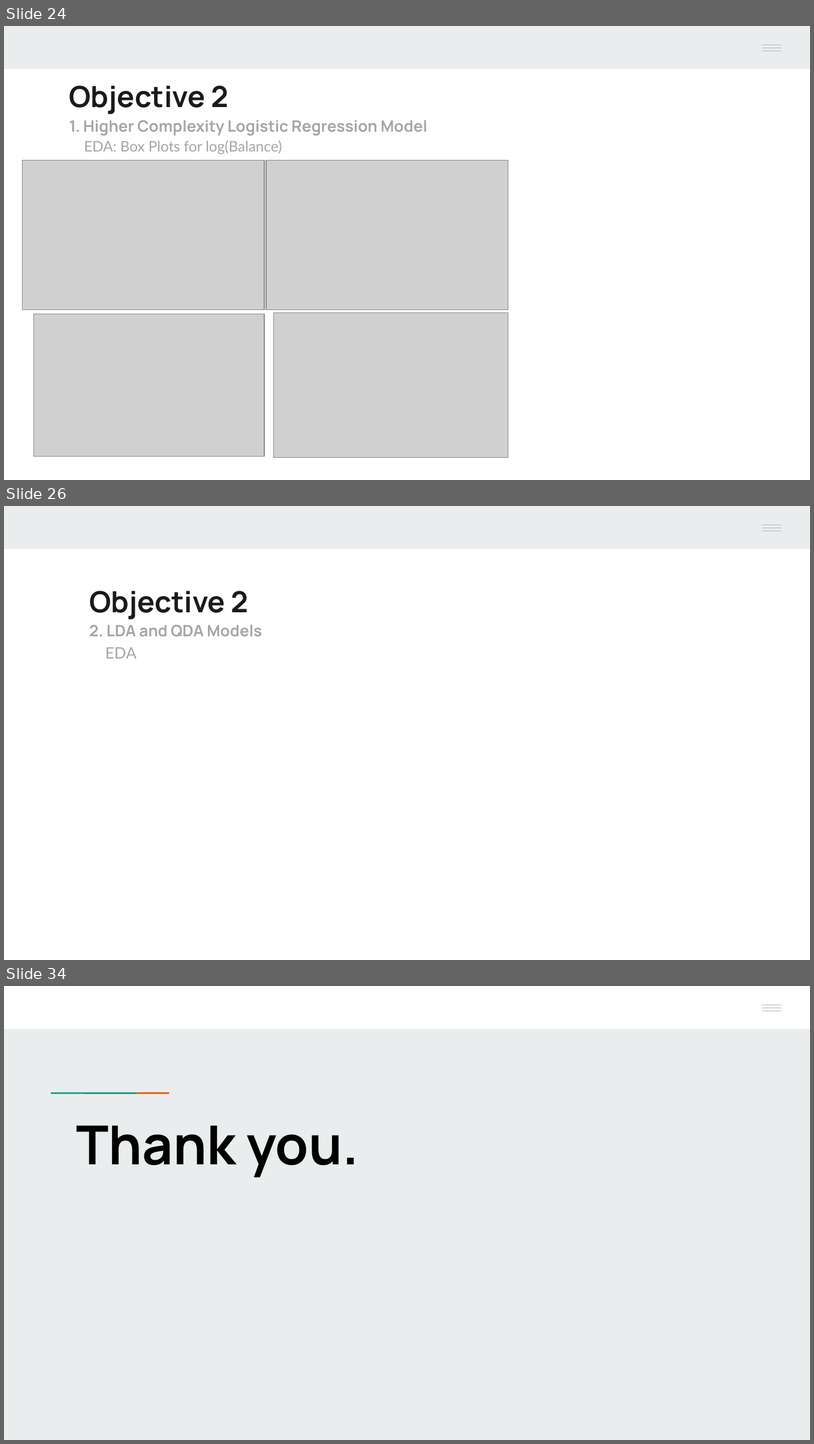
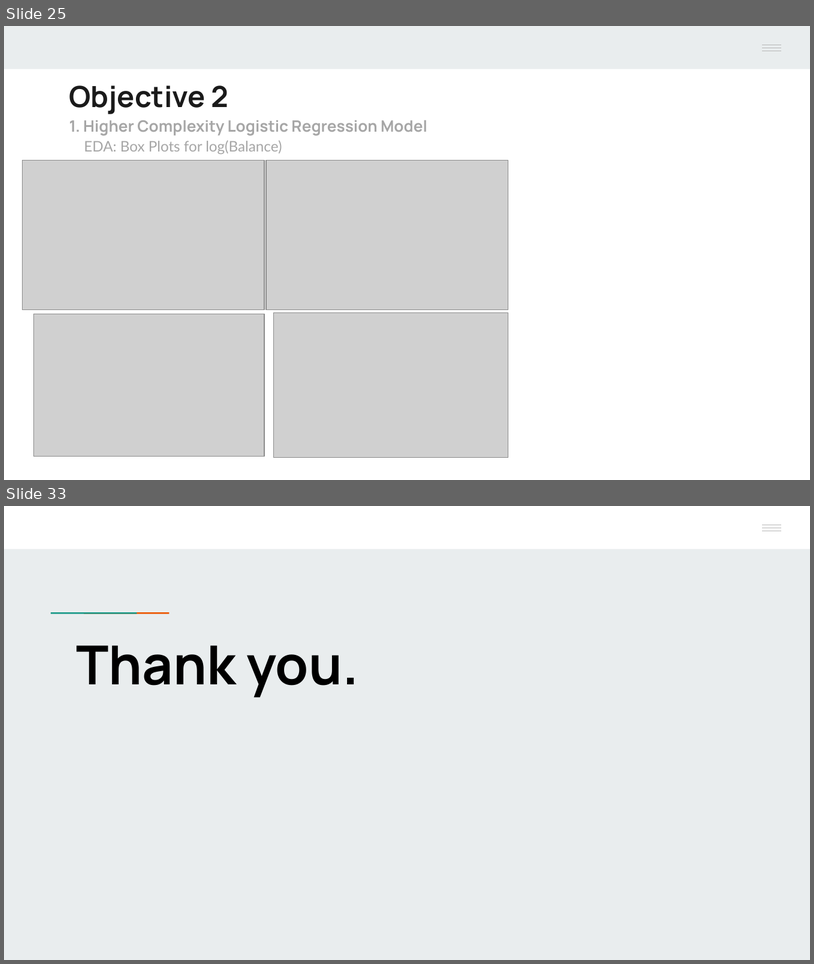
Before and after one commit to Mr-Chang95/Bank-Marketing-Analysis-Logistic-Regression, a slide deck: Project2_Chang_Craus_Yule.pptx. Shown one above the other, each under a label of ours: slides 24, 26 and 34 before the commit, slides 25 and 33 after it; the slides between them are not shown. The pictures are 814x1444 and 814x964 pixels, drawn with LibreOffice and Linux fonts; fonts in the diff are those of the drawing; grey boxes stand for pictures; background and template pictures are left out. Boxes give left, top, right and bottom in pixels: in the first picture for what was removed or moved away, otherwise in the second. Text is boxed around its words. In the diff, an @@ line names an element or a change of style, - is before the commit and + after.

```diff
--- a/Project2_Chang_Craus_Yule.pptx
+++ b/Project2_Chang_Craus_Yule.pptx
@@ slide 26 removed at [4, 506, 810, 960], background #FFFFFF; not listed: 5 template elements that a slide beside it also shows @@
@@ text removed at [89, 591, 262, 658] @@
-Objective 2
-2. LDA and QDA Models
-EDA
@@ what was slide 24 is now slide 25 @@
@@ what was slide 34 is now slide 33 @@
```
Also in this commit, not shown: 10 slides changed, 2 slides added, 2 other slides removed.
